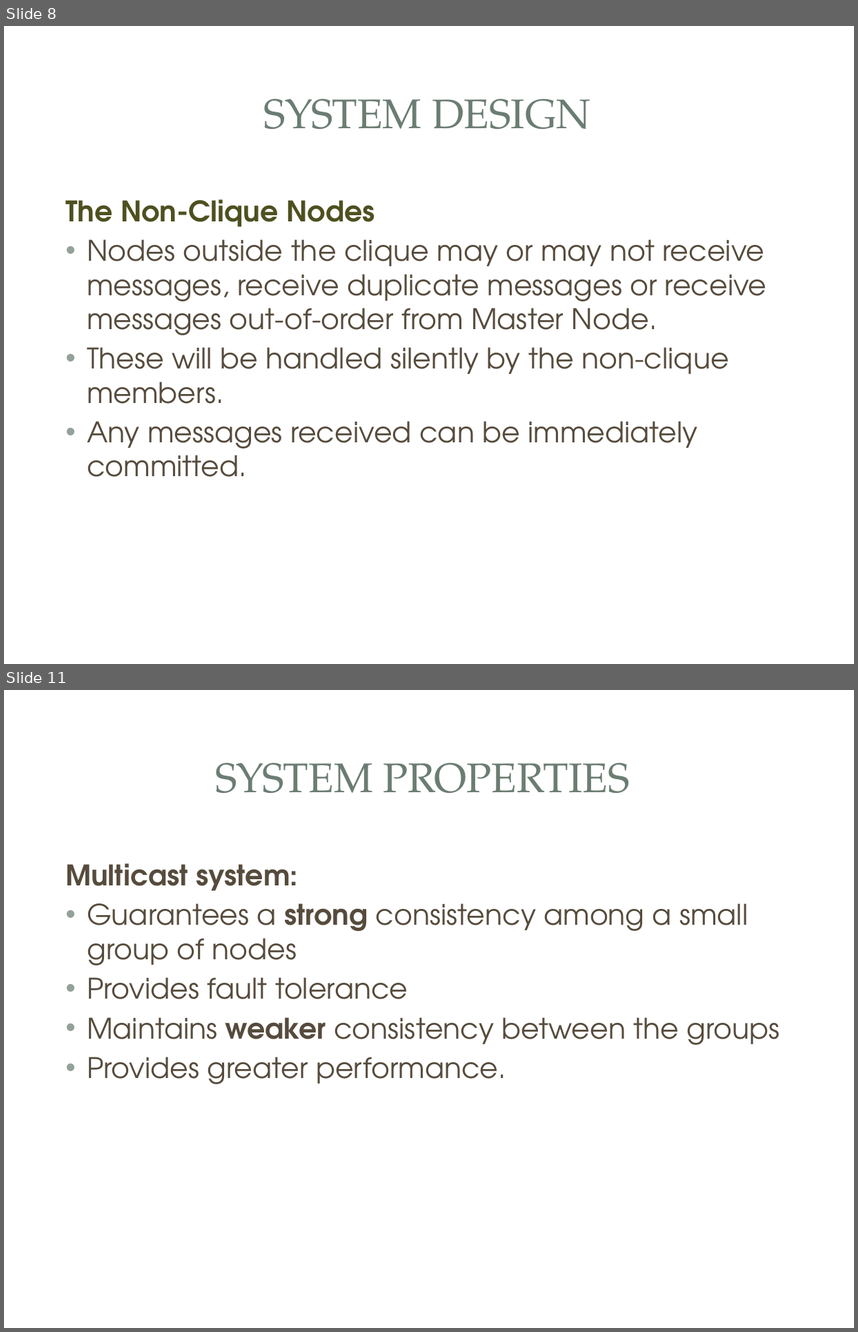
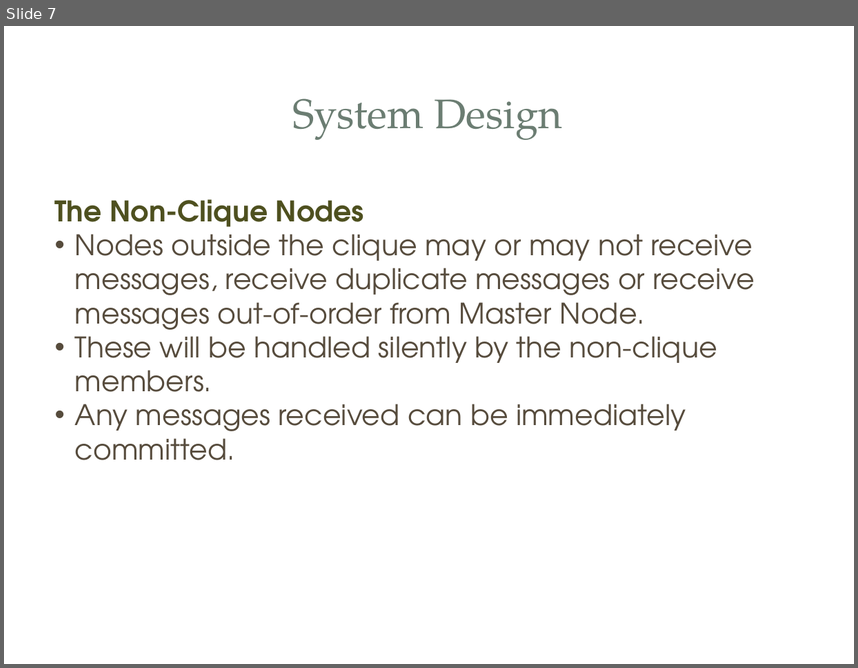
Before and after one commit to aasghari/cse223bFinalProject, a slide deck: finalReport/CSE233BFinalPPT.pptx. Shown one above the other, each under a label of ours: slides 8 and 11 before the commit, slide 7 after it; the slides between them are not shown. The pictures are 858x1332 and 858x668 pixels, drawn with LibreOffice and Linux fonts; fonts in the diff are those of the drawing; background and template pictures are left out. Boxes give left, top, right and bottom in pixels: in the first picture for what was removed or moved away, otherwise in the second. Text is boxed around its words. In the diff, an @@ line names an element or a change of style, - is before the commit and + after.

```diff
--- a/finalReport/CSE233BFinalPPT.pptx
+++ b/finalReport/CSE233BFinalPPT.pptx
@@ slide 11 removed at box(4, 690, 854, 1328), background picture (left out); not listed: 3 template elements that a slide beside it also shows @@
@@ title removed at box(215, 762, 630, 793) @@
-SYSTEM PROPERTIES
@@ text removed at box(65, 863, 780, 1084) @@
-Multicast system:
-• Guarantees a strong consistency among a small group of nodes
-• Provides fault tolerance
-• Maintains weaker consistency between the groups
-• Provides greater performance.
@@ what was slide 8 is now slide 7 @@
@@ slide 7 changed as well @@
@@ rectangle at box(30, 52, 829, 175): fill #FFFFFF at 83% opacity to #FFFFFF @@
@@ text at box(292, 98, 562, 140): text changed @@
-SYSTEM DESIGN
+System Design
@@ text "The Non-Clique Nodes" at box(55, 199, 755, 460): indent changed; less space between paragraphs @@
```
Also in this commit, not shown: 9 other slides changed, 5 slides added, 2 other slides removed.
